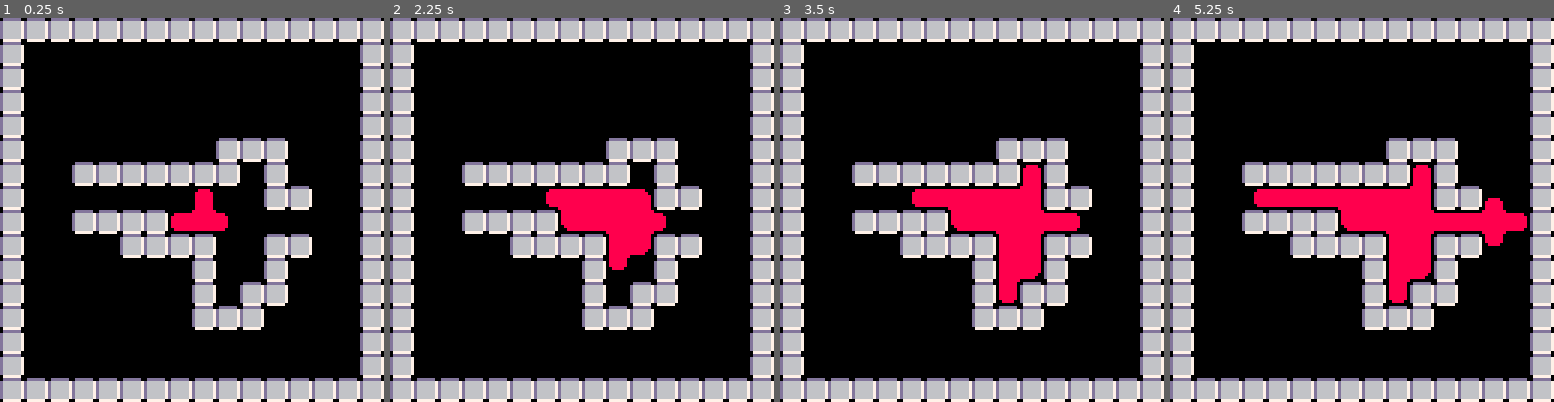
Above: before the commit, frames 1-4 (left to right).
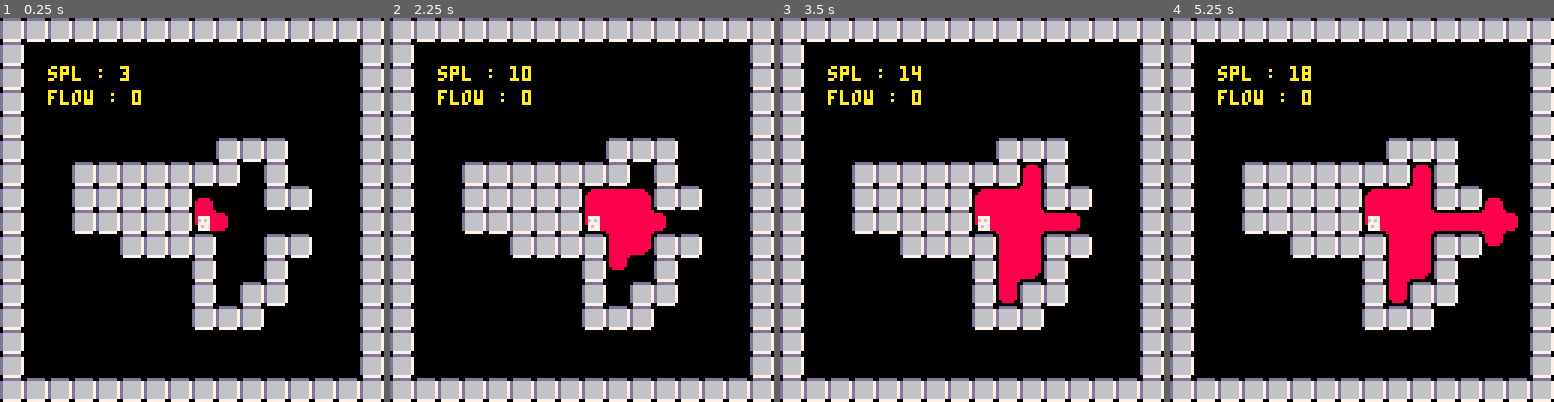
Above: after the commit, the same moments.

Repository: NylePudding/PIcoPaintSplat
Game: PICO-8 cartridge splat.p8
Same seed, same stepped clock (60 frames per second), same inputs: the game is played once before the commit and once after it.
Inputs:
- Up to frame 1 (0.25 s): no input
- Up to frame 2 (2.25 s): no input
- Up to frame 3 (3.5 s): no input
- Up to frame 4 (5.25 s): no input

The runs differ from the first frame. In frame 1, 3.0% of the frame differs, in the area x 12-56%, y 12-57%; in frame 2, 3.1%; in frame 3, 3.0%; in frame 4, 3.2%, in the area x 12-93%, y 12-57%.

Commit message:
Improved sprite sheet, attpemting to distribute flow

Diff:
--- a/splat.p8
+++ b/splat.p8
@@ -2,10 +2,16 @@
 version 16
 __lua__
 splats={}
+player={}
+
+debug=true
 
 function _init()
 
-	add_splat(64,64,8,8,64)
+	add_splat(64,64,8,8,32)
+	player.x = 64
+	player.y = 64
+
 
 end
 
@@ -13,6 +19,7 @@
 
 	if (time() % 1 == 0.1) then
 		flow()
+		distribute_flow()
 	end
 
 end
@@ -20,8 +27,11 @@
 
 function _draw()
 
+	set_splats()
+
 	draw_bg()
-	set_splats()
+	draw_player()
+	draw_debug()
 
 end
 
@@ -145,21 +156,29 @@
 		spr_ind =36
 
 	elseif w_top==true
+		and w_right==true
+		and w_left==true
 		and bot==true then
 
 		spr_ind =52
 
 	elseif w_right==true
+		and w_top==true
+		and w_bot==true
 		and left==true then
 
 		spr_ind =16
 
 	elseif w_bot==true
+		and w_left==true
+		and w_right==true
 		and top==true then
 
 		spr_ind =32
 
 	elseif w_left==true
+		and w_top==true
+		and w_bot==true
 		and right==true then
 
 		spr_ind =48
@@ -220,19 +239,40 @@
 
 end
 
-
-
-
 function add_splat(x,y,si,c,f)
 
-	local s = {}
-	s.x=x
-	s.y=y
-	s.s=si
-	s.c=c
-	s.f=f
-
-	splats[#splats+1] = s
+	if is_splat(x,y)==false then
+
+ 	local s = {}
+ 	s.x=x
+ 	s.y=y
+ 	s.s=si
+ 	s.c=c
+ 	s.f=f
+
+ 	splats[#splats+1] = s
+ 	splat(s)
+	end
+
+end
+
+function get_splat(x,y)
+
+	local s = "null"
+
+	for i=1,#splats do
+
+			local spl = splats[i]
+
+			if spl.x == x
+				and spl.y == y then
+
+				s = spl
+
+		 end
+	end
+
+	return s
 
 end
 
@@ -241,36 +281,30 @@
 function flow()
 
 	for i=1,#splats do
-	local spl = splats[i]
+
+		local spl = splats[i]
+
 		if spl.f > 0 then
 
-			local new_f =
-			 3 + count_walls(spl.x,spl.y)
-
-  	if is_splat(spl.x,spl.y+8)
-  	==false and
-  	is_wall(spl.x,spl.y+8)
+			local new_f = 1
+			 //3 + count_walls(spl.x,spl.y)
+
+  	if is_wall(spl.x,spl.y+8)
   	==false then
   		add_splat(spl.x,spl.y+spl.s,
 					spl.s,spl.c,spl.f-new_f)
   	end
-  	if is_splat(spl.x,spl.y-8)
-  	==false and
-  	is_wall(spl.x,spl.y-8)
+  	if is_wall(spl.x,spl.y-8)
   	==false then
   		add_splat(spl.x,spl.y-spl.s,
 					spl.s,spl.c,spl.f-new_f)
   	end
-  	if is_splat(spl.x-8,spl.y)
-  	==false and
-  	is_wall(spl.x-8,spl.y)
+  	if is_wall(spl.x-8,spl.y)
   	==false then
   		add_splat(spl.x-spl.s,spl.y,
 					spl.s,spl.c,spl.f-new_f)
   	end
-  	if is_splat(spl.x+8,spl.y)
-  	==false and
-  	is_wall(spl.x+8,spl.y)
+  	if is_wall(spl.x+8,spl.y)
   	==false then
   		add_splat(spl.x+spl.s,spl.y,
 					spl.s,spl.c,spl.f-new_f)
@@ -279,29 +313,64 @@
 				spl.f = spl.f - new_f
 
 		end
-
-	end
-
-end
-
-function transfer_flow()
+	end
+
+end
+
+
+function distribute_flow()
+
+	local ed_spl
+		= get_edge_splats()
+
+	local flow = drain_flow()
+
+	local new_f = ceil(flow/ #ed_spl)
+
+	for i=1,#ed_spl do
+		local spl = ed_spl[i]
+		spl.f=new_f
+	end
+
+end
+
+
+
+function get_edge_splats()
+
+	local ed_spl = {}
 
 	for i=1,#splats do
+
 		local spl = splats[i]
-
-			sur_spls =
-				get_sur_splats(spl.x,spl.y)
-
-			for j=1,#sur_spls do
-
-				local o_spl = sur_spls[j]
-
-				if spl.f >= o_spl.f then
-					o_spl.f=o_spl.f+1
-					spl.f=spl.f-1
-				end
-			end
-	end
+		local w_no =
+			count_walls(spl.x,spl.y)
+		local s_no =
+			count_splats(spl.x,spl.y)
+
+		if w_no + s_no != 4 then
+			ed_spl[#ed_spl+1] = spl
+		end
+	end
+
+	return ed_spl
+
+end
+
+function drain_flow()
+
+	local f=0
+
+	for i=1,#splats do
+		local spl=splats[i]
+
+		f += spl.f
+
+		spl.f = 0
+
+	end
+
+	return f
 
 end
 
@@ -327,6 +396,29 @@
  return w
 
 end
+
+function count_splats(x,y)
+
+	local s = 0
+
+	if is_splat(x,y+8)==true then
+ 	s += 1
+ end
+ if is_splat(x,y-8)==true then
+ 	s += 1
+ end
+ if is_splat(x+8,y)==true then
+ 	s += 1
+ end
+ if is_splat(x-8,y)==true then
+ 	s += 1
+ end
+
+ return s
+
+end
+
+
 
 
 function get_sur_splats(x,y)
@@ -364,7 +456,7 @@
 
 function get_splat(x,y)
 
-	for i=1,num_splat do
+	for i=1,#splats do
 	 local spl = splats[i]
 
 		if spl.x == x and
@@ -377,6 +469,28 @@
 
 	return "null"
 
+end
+-->8
+
+function draw_player()
+	spr(25, player.x,player.y)
+end
+
+-->8
+function draw_debug()
+	if debug==true then
+		print("spl : " ..
+			#splats,16,16,10)
+
+		local p_s = {}
+		p_s=get_splat(player.x,player.y)
+
+
+		print("flow : " ..
+			p_s.f,16,24,10)
+
+
+	end
 end
 __gfx__
 000000000000000000000000000000008888888888888800008888000dddddd00000000000000000000000000000000000000000000000000000000000000000
@@ -389,11 +503,11 @@
 00000000088888808888888088888888888888888888880000888800077777700000000000000000000000000000000000000000000000000000000000000000
 00000000000000000000000088888880088888800000000000000000000000000000000000000000000000000000000000000000000000000000000000000000
 88888800888000000008888888888880088888800000000000000000000000000000000000000000000000000000000000000000000000000000000000000000
-88888880888800000088888888888880088888800000000000000000000000000000000000000000000000000000000000000000000000000000000000000000
-88888880888800000888888888888880088888800000000000000000000000000000000000000000000000000000000000000000000000000000000000000000
-88888880888800000888888888888880088888800000000000000000000000000000000000000000000000000000000000000000000000000000000000000000
-88888880888800000888888888888880088888800000000000000000000000000000000000000000000000000000000000000000000000000000000000000000
-88888800888000000888888888888880088888800000000000000000000000000000000000000000000000000000000000000000000000000000000000000000
+88888880888800000088888888888880088888800000000000000000000000000000000000777700000000000000000000000000000000000000000000000000
+88888880888800000888888888888880088888800000000000000000000000000000000000676700000000000000000000000000000000000000000000000000
+88888880888800000888888888888880088888800000000000000000000000000000000000777700000000000000000000000000000000000000000000000000
+88888880888800000888888888888880088888800000000000000000000000000000000000767700000000000000000000000000000000000000000000000000
+88888800888000000888888888888880088888800000000000000000000000000000000000777700000000000000000000000000000000000000000000000000
 00000000000000000888888888888880088888800000000000000000000000000000000000000000000000000000000000000000000000000000000000000000
 08888880088888800888888888888888000000000000000000000000000000000000000000000000000000000000000000000000000000000000000000000000
 08888880088888800888888888888888888888880000000000000000000000000000000000000000000000000000000000000000000000000000000000000000
@@ -420,8 +534,8 @@
 0708153f3f3f3f3f3f3f3f3f3f3f3f0700000000000000000000000000000000000000000000000000000000000000000000000000000000000000000000000000000000000000000000000000000000000000000000000000000000000000000000000000000000000000000000000000000000000000000000000000000000
 0708153f3f3f3f3f3f0707073f083f0700000000000000000000000000000000000000000000000000000000000000000000000000000000000000000000000000000000000000000000000000000000000000000000000000000000000000000000000000000000000000000000000000000000000000000000000000000000
 07083f070707070707073f073f083f0700000000000000000000000000000000000000000000000000000000000000000000000000000000000000000000000000000000000000000000000000000000000000000000000000000000000000000000000000000000000000000000000000000000000000000000000000000000
-073f3f003f3f3f3f3f3f3f07073f3f0700000000000000000000000000000000000000000000000000000000000000000000000000000000000000000000000000000000000000000000000000000000000000000000000000000000000000000000000000000000000000000000000000000000000000000000000000000000
-073f3f070707073f3f3f3f3f003f3f0700000000000000000000000000000000000000000000000000000000000000000000000000000000000000000000000000000000000000000000000000000000000000000000000000000000000000000000000000000000000000000000000000000000000000000000000000000000
+073f3f07070707073f3f3f07073f3f0700000000000000000000000000000000000000000000000000000000000000000000000000000000000000000000000000000000000000000000000000000000000000000000000000000000000000000000000000000000000000000000000000000000000000000000000000000000
+073f3f07070707073f3f3f3f003f3f0700000000000000000000000000000000000000000000000000000000000000000000000000000000000000000000000000000000000000000000000000000000000000000000000000000000000000000000000000000000000000000000000000000000000000000000000000000000
 07083f3f3f070707073f3f07073f3f0700000000000000000000000000000000000000000000000000000000000000000000000000000000000000000000000000000000000000000000000000000000000000000000000000000000000000000000000000000000000000000000000000000000000000000000000000000000
 073f3f3f3f17171707173f07003f3f0700000000000000000000000000000000000000000000000000000000000000000000000000000000000000000000000000000000000000000000000000000000000000000000000000000000000000000000000000000000000000000000000000000000000000000000000000000000
 073f3f3f3f3f3f3f073f0707003f3f0700000000000000000000000000000000000000000000000000000000000000000000000000000000000000000000000000000000000000000000000000000000000000000000000000000000000000000000000000000000000000000000000000000000000000000000000000000000
